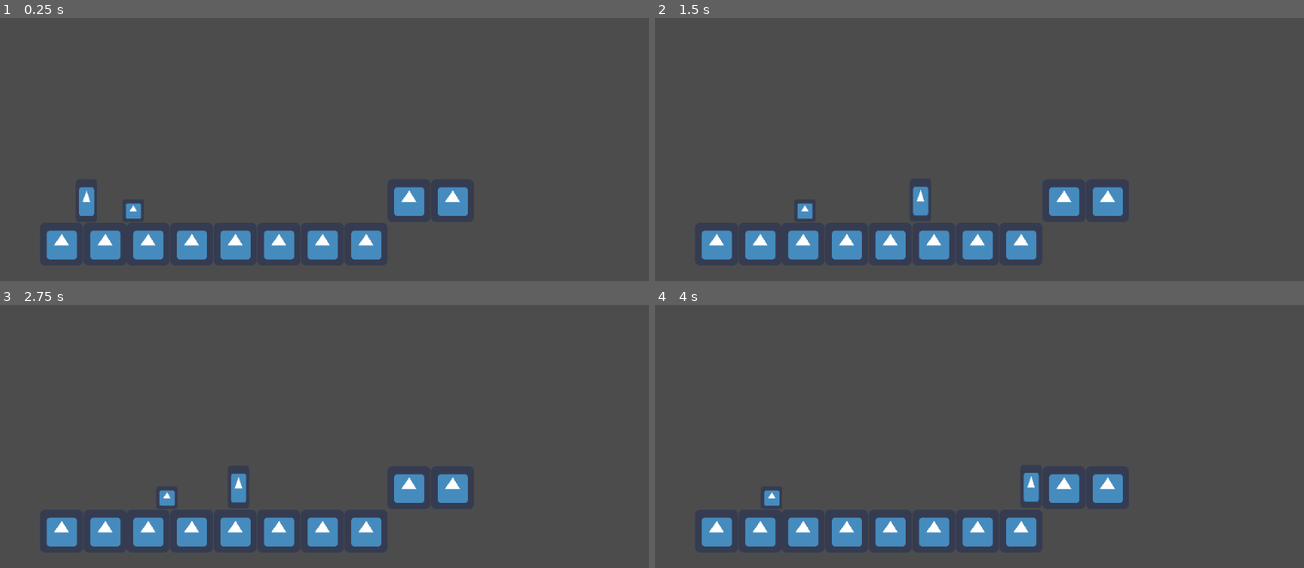
Above: before the commit, frames 1-4 (two rows, left to right).
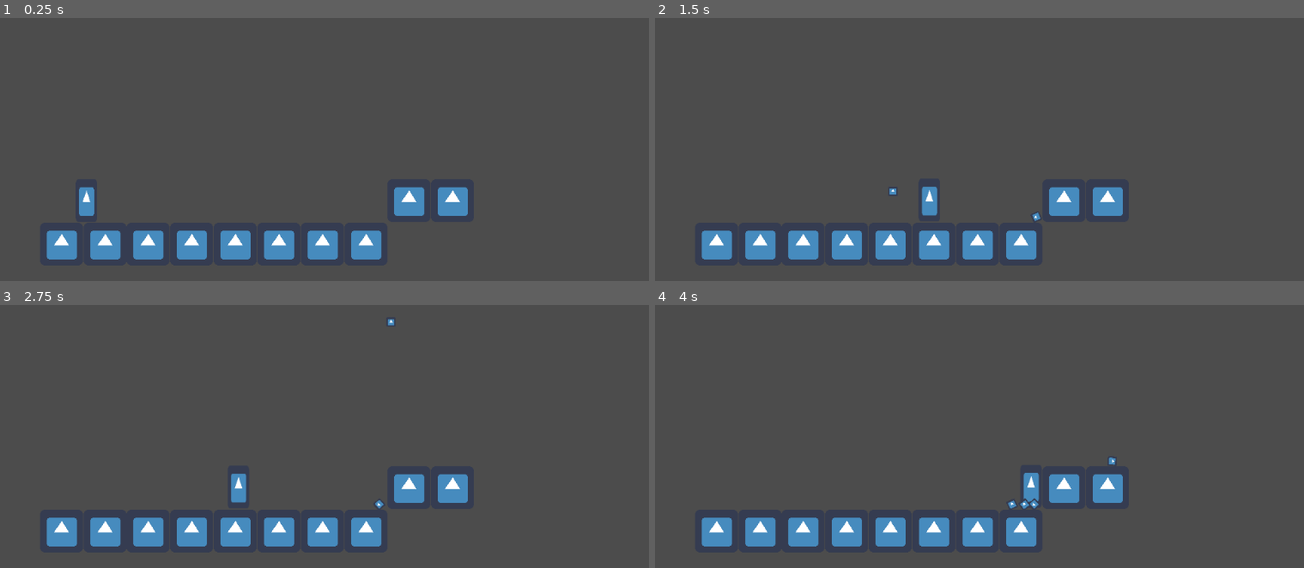
Above: after the commit, the same moments.

Repository: FavouredFool/special-disco
Game: Godot game, scene res://Scenes/Main.tscn
The game is run twice, just before and just after one commit, with the same random seed, the same clock (stepped at 60 frames per second) and the same inputs. The engine's default icon, where the game draws it, is replaced by a stand-in: a white triangle on a blue panel in a dark square.
Inputs (mouse positions are in pixels of both pictures, inside the frame that each line leads up to):
- Up to frame 1 (0.25 s): no input
- Up to frame 2 (1.5 s): move the mouse to (1109, 120) at 0.52 s; hold D (move_right) from 0.53 s (still down); click (1109, 120) at 0.67 s; tap Space (jump) at 0.77 s; move the mouse to (823, 160) at 1.27 s; click (823, 160) at 1.42 s
- Up to frame 3 (2.75 s): tap Space (jump) at 1.52 s; move the mouse to (376, 339) at 2.02 s; release D (move_right) at 2.03 s; hold A (move_left) from 2.03 s (still down); click (376, 339) at 2.17 s
- Up to frame 4 (4 s): move the mouse to (927, 507) at 2.77 s; release A (move_left) at 2.78 s; hold D (move_right) from 2.78 s (still down); click (927, 507) at 2.92 s; tap Space (jump) at 3.02, 3.77 s; move the mouse to (1167, 486) at 3.52 s; click (1167, 486) at 3.67 s

The runs differ from the first frame. In frame 1, 0.2% of the frame differs, in the area x 19-22%, y 70-77%; in frame 2, 0.5%, in the area x 21-60%, y 64-78%; in frame 3, 0.2%; in frame 4, 0.3%.

Commit message:
feat: Throw Balls

Diff:
--- /dev/null
+++ b/Scenes/Ball.tscn
@@ -0,0 +1,26 @@
+[gd_scene load_steps=4 format=2]
+
+[ext_resource path="res://icon.png" type="Texture" id=1]
+
+[sub_resource type="PhysicsMaterial" id=2]
+friction = 8.15
+rough = true
+bounce = 0.11
+
+[sub_resource type="CircleShape2D" id=1]
+radius = 8.0
+
+[node name="Ball" type="RigidBody2D"]
+collision_layer = 0
+collision_mask = 2
+mass = 100.0
+physics_material_override = SubResource( 2 )
+gravity_scale = 10.0
+angular_damp = 10.0
+
+[node name="Sprite" type="Sprite" parent="."]
+scale = Vector2( 0.21875, 0.21875 )
+texture = ExtResource( 1 )
+
+[node name="CollisionShape2D" type="CollisionShape2D" parent="."]
+shape = SubResource( 1 )
--- /dev/null
+++ b/Scenes/BallSpawner.tscn
@@ -0,0 +1,7 @@
+[gd_scene load_steps=2 format=2]
+
+[ext_resource path="res://Scripts/BallSpawner.gd" type="Script" id=1]
+
+[node name="BallSpawner" type="Node2D"]
+script = ExtResource( 1 )
+throw_strength = 750.0
--- a/Scenes/CollisionObject.tscn
+++ b/Scenes/CollisionObject.tscn
@@ -6,6 +6,8 @@
 extents = Vector2( 32, 32 )
 
 [node name="CollisionObject" type="StaticBody2D"]
+collision_layer = 2
+collision_mask = 0
 
 [node name="Sprite" type="Sprite" parent="."]
 texture = ExtResource( 1 )
--- a/Scenes/Dog.tscn
+++ b/Scenes/Dog.tscn
@@ -7,6 +7,7 @@
 extents = Vector2( 16, 17 )
 
 [node name="Dog" type="KinematicBody2D"]
+collision_mask = 3
 collision/safe_margin = 1.0
 script = ExtResource( 2 )
 speed = 100.0
--- a/Scenes/Main.tscn
+++ b/Scenes/Main.tscn
@@ -2,7 +2,7 @@
 
 [ext_resource path="res://Scenes/CollisionObject.tscn" type="PackedScene" id=1]
 [ext_resource path="res://Scenes/Player.tscn" type="PackedScene" id=2]
-[ext_resource path="res://Scenes/Dog.tscn" type="PackedScene" id=3]
+[ext_resource path="res://Scenes/BallSpawner.tscn" type="PackedScene" id=3]
 
 [node name="Main" type="Node"]
 
@@ -41,5 +41,4 @@
 [node name="Player" parent="." instance=ExtResource( 2 )]
 position = Vector2( 185, 374 )
 
-[node name="Dog" parent="." instance=ExtResource( 3 )]
-position = Vector2( 230, 390 )
+[node name="BallSpawner" parent="." instance=ExtResource( 3 )]
--- a/Scenes/Player.tscn
+++ b/Scenes/Player.tscn
@@ -8,6 +8,7 @@
 height = 34.0
 
 [node name="Player" type="KinematicBody2D"]
+collision_mask = 3
 collision/safe_margin = 1.0
 script = ExtResource( 2 )
 
--- /dev/null
+++ b/Scripts/BallSpawner.gd
@@ -0,0 +1,25 @@
+extends Node2D
+
+onready var player : Player = get_node("/root/Main/Player")
+
+# Ball
+var ball : PackedScene = preload("res://Scenes/Ball.tscn")
+var ball_instance : RigidBody2D = null
+
+export var throw_strength : float = 300.0
+
+func _input(event):
+	if event is InputEventMouseButton:
+		if event.button_index == BUTTON_LEFT and event.pressed:
+			instantiate_ball(event.position)
+
+func instantiate_ball(var goalPosition : Vector2):
+	var ball_instance = ball.instance()
+	add_child(ball_instance)
+	ball_instance.position = player.get_position()
+
+	throw_ball(ball_instance, player.get_position(), goalPosition)
+
+func throw_ball(ball : RigidBody2D, startPosition, goalPosition):
+	var forceDirection = (goalPosition - startPosition).normalized() * throw_strength
+	ball.apply_impulse(Vector2.ZERO, forceDirection)
--- a/Scripts/PlayerScript.gd
+++ b/Scripts/PlayerScript.gd
@@ -18,6 +18,8 @@
 var _horizontal_direction : float
 var _desires_jump : bool
 
+var _ballSpawnPoint : Vector2 = Vector2.ZERO
+
 func _process(delta):
 	_horizontal_direction = (
 		Input.get_action_strength("move_right") - Input.get_action_strength("move_left")
@@ -25,6 +27,7 @@
 
 	if not _desires_jump:
 		_desires_jump = Input.is_action_just_pressed("jump") and _jump_avaliable
+
 
 func _physics_process(delta:float) -> void:
 
--- a/project.godot
+++ b/project.godot
@@ -51,6 +51,11 @@
 "events": [ Object(InputEventKey,"resource_local_to_scene":false,"resource_name":"","device":0,"alt":false,"shift":false,"control":false,"meta":false,"command":false,"pressed":false,"scancode":32,"physical_scancode":0,"unicode":0,"echo":false,"script":null)
  ]
 }
+throw_ball={
+"deadzone": 0.5,
+"events": [ Object(InputEventMouseButton,"resource_local_to_scene":false,"resource_name":"","device":0,"alt":false,"shift":false,"control":false,"meta":false,"command":false,"button_mask":0,"position":Vector2( 0, 0 ),"global_position":Vector2( 0, 0 ),"factor":1.0,"button_index":1,"pressed":false,"doubleclick":false,"script":null)
+ ]
+}
 
 [physics]
 
